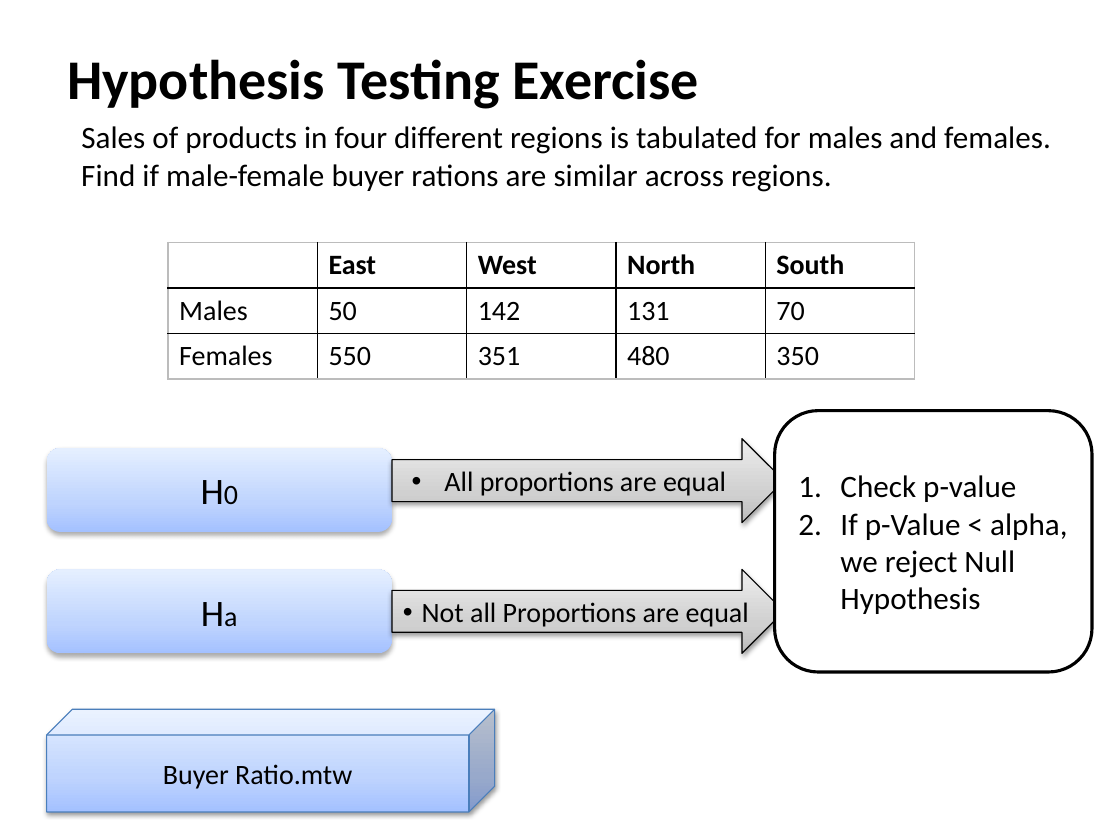
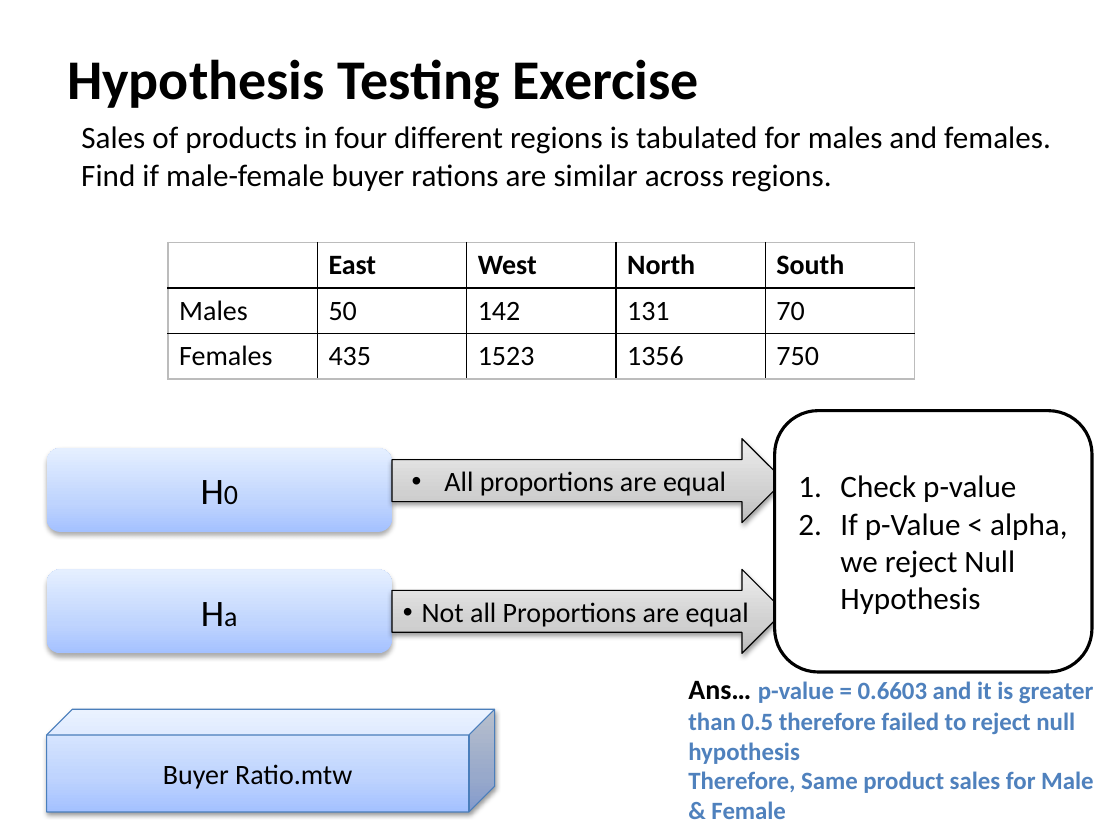
Before and after one commit to Omkar0504/ExcelR-Data-Science-Assignments, a slide deck: slide 3 of assignment 3/Hypothesis_Testing_Assignment.pptx. Drawn at 1120x840 pixels with LibreOffice and Linux fonts; fonts in the diff are those of the drawing. Boxes give left, top, right and bottom in pixels: in the first picture for what was removed or moved away, otherwise in the second. Text is boxed around its words. In the diff, an @@ line names an element or a change of style, - is before the commit and + after.

```diff
--- a/assignment 3/Hypothesis_Testing_Assignment.pptx
+++ b/assignment 3/Hypothesis_Testing_Assignment.pptx
@@ table at [168,243,913,380] @@
-row 3: Females | 550 | 351 | 480 | 350
+row 3: Females | 435 | 1523 | 1356 | 750
@@ text added at [688,681,1094,819], 16 pt, text #4F81BD, bold @@
+Ans… p-value = 0.6603 and it is greater than 0.5 therefore failed to reject null hypothesis
+Therefore, Same product sales for Male & Female
```
Also in this commit, not shown: 1 other slide changed, 3 other files.
